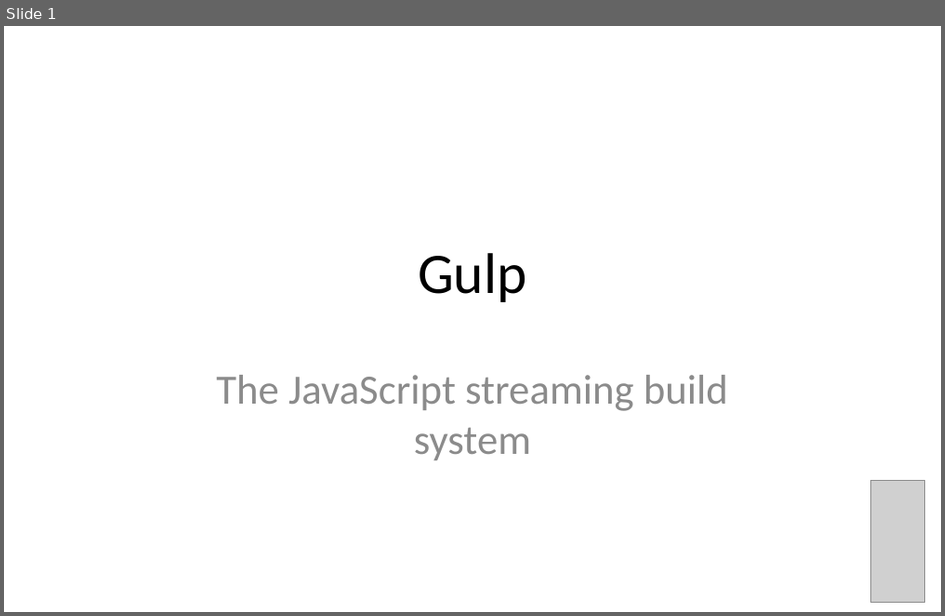
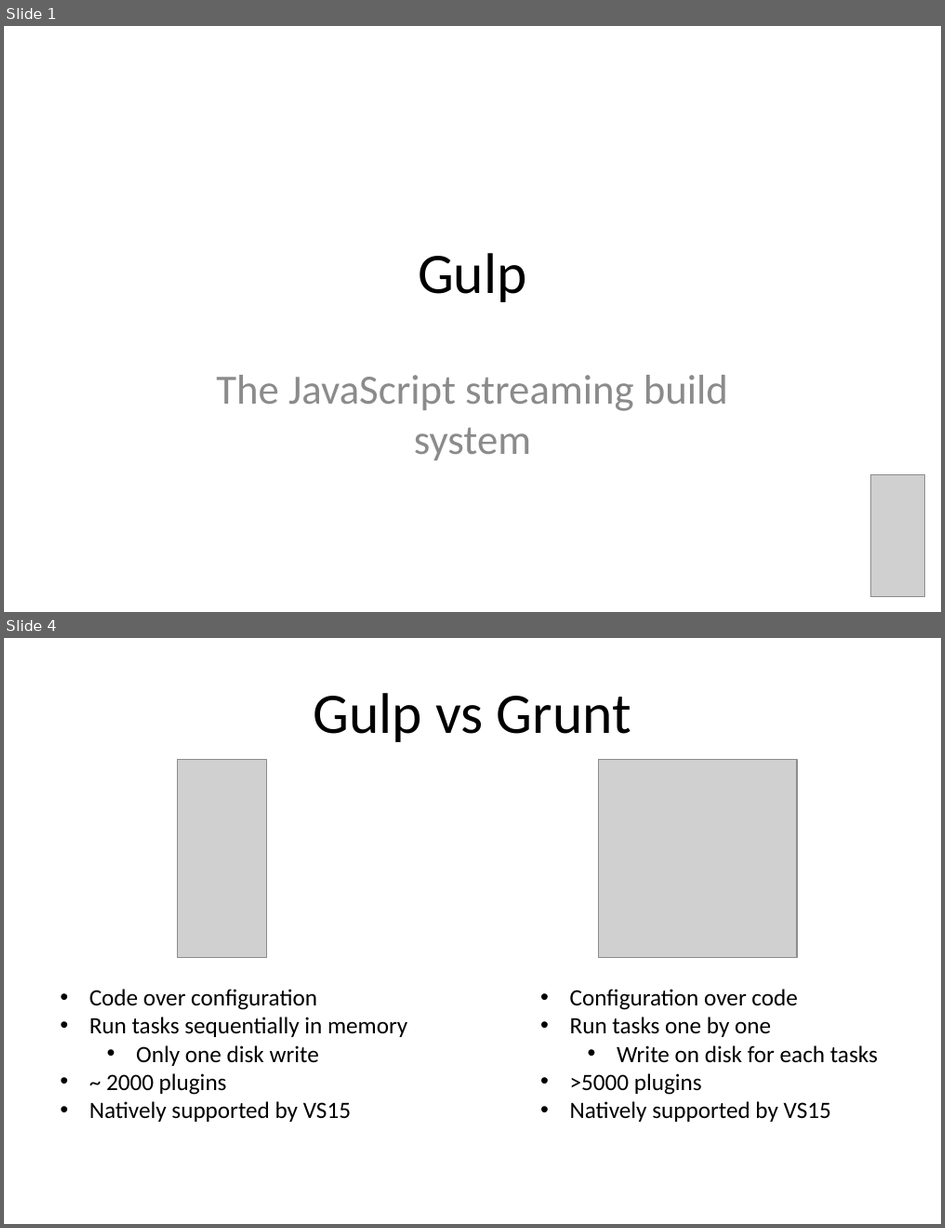
Before and after one commit to darthgc/gulp-presentation, a slide deck: presentation/presentation.pptx. Shown one above the other, each under a label of ours: slide 1 before the commit, slides 1 and 4 after it; the slides between them are not shown. The pictures are 945x616 and 945x1228 pixels, drawn with LibreOffice and Linux fonts; fonts in the diff are those of the drawing; grey boxes stand for pictures. Boxes give left, top, right and bottom in pixels: in the first picture for what was removed or moved away, otherwise in the second. Text is boxed around its words. In the diff, an @@ line names an element or a change of style, - is before the commit and + after.

```diff
--- a/presentation/presentation.pptx
+++ b/presentation/presentation.pptx
@@ slide 4 added at [4, 638, 941, 1224], background #FFFFFF @@
@@ title added at [314, 693, 632, 742], 44 pt, text #000000 @@
+Gulp vs Grunt
@@ picture added at [177, 759, 266, 958] @@
@@ picture added at [598, 759, 797, 958] @@
@@ text added at [90, 989, 408, 1122], 18 pt, text #000000 @@
+• Code over configuration
+• Run tasks sequentially in memory
+  • Only one disk write
+• ~ 2000 plugins
+• Natively supported by VS15
@@ text added at [570, 989, 878, 1122], 18 pt, text #000000 @@
+• Configuration over code
+• Run tasks one by one
+  • Write on disk for each tasks
+• >5000 plugins
+• Natively supported by VS15
@@ slide 1 changed as well @@
@@ picture: place and size @@
-picture at [871, 481, 926, 602]
+picture at [871, 475, 926, 596]
```
Also in this commit, not shown: 2 other slides changed, 4 other slides added.
